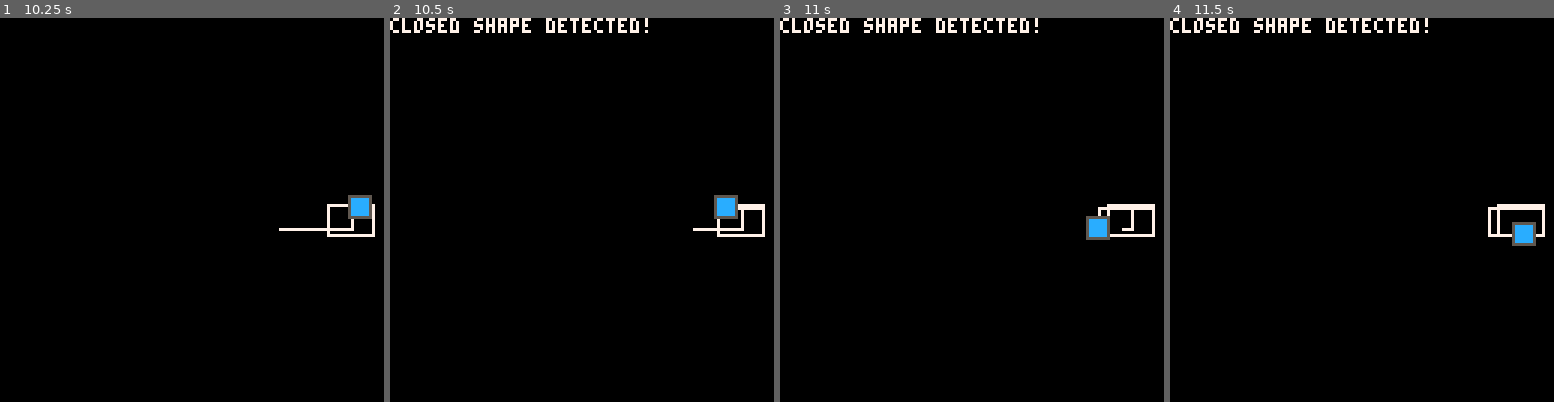
Above: before the commit, frames 1-4 (left to right).
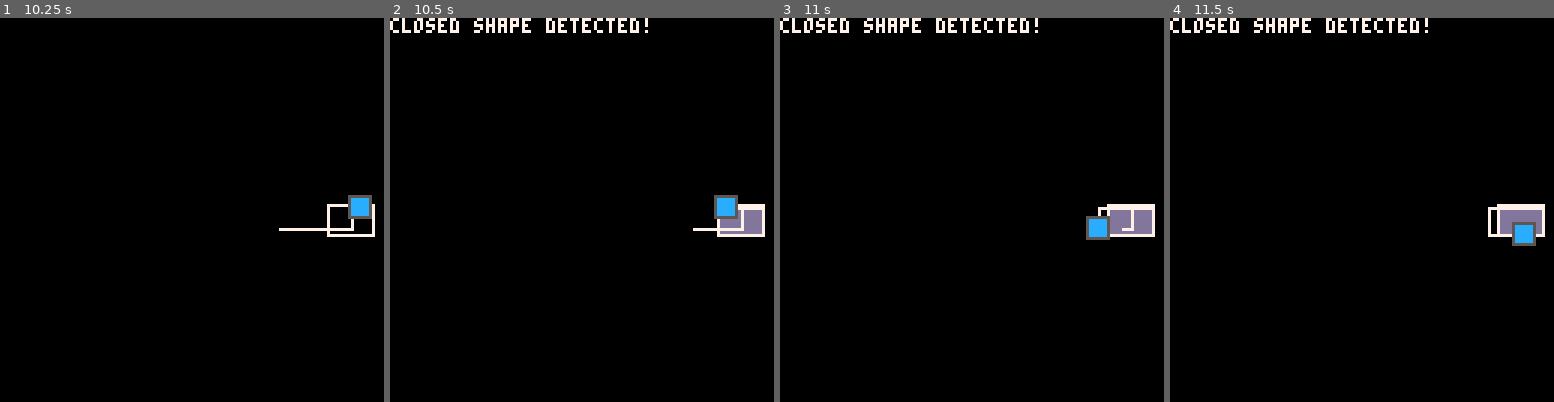
Above: after the commit, the same moments.

Repository: RobertoFreireFerrazPassos/pico8
Game: PICO-8 cartridge drawlinegame.p8
Two runs of this game, one before a commit and one after it. Both use one fixed random seed, a clock stepped at 60 frames per second and the inputs below.
Inputs:
- Up to frame 1 (10.25 s): hold Right 1.6-2.1 s; hold Up 2.15-2.42 s; hold Right 2.47-3.03 s; hold Left 3.08-3.58 s; hold Down 3.63-3.97 s; hold Right 4.02-4.68 s; hold Up 4.73-5.03 s; hold Left 5.08-5.68 s; hold Down 5.73-6.03 s; hold Right 6.08-6.58 s; hold Right 6.63-7.13 s; hold Up 7.18-7.45 s; hold Right 7.5-8.07 s; hold Left 8.12-8.62 s; hold Down 8.67-9 s; hold Right 9.05-9.72 s; hold Up 9.77-10.07 s; hold Left from 10.12 s (still down)
- Up to frame 2 (10.5 s): keep holding Left
- Up to frame 3 (11 s): release Left at 10.72 s; hold Down from 10.77 s (still down)
- Up to frame 4 (11.5 s): release Down at 11.07 s; hold Right from 11.12 s (still down)

Frame 1 is identical in both runs. In frame 2, 0.5% of the frame differs, in the area x 85-97%, y 50-57%; in frame 3, 0.6%; in frame 4, 0.5%.

Commit message:
add define_rectangle

Diff:
--- a/drawlinegame.p8
+++ b/drawlinegame.p8
@@ -1,36 +1,7 @@
 pico-8 cartridge // http://www.pico-8.com
 version 41
 __lua__
-trail_lifetime = 120
-trail_max_length = 120
-min_shape_size = 10
-
-function getnewtrail()
-	return {color = 0, timestamp = 0}
-end
-
-function create_screen_buffer()
-	scbfr = {}
- for i=0,127 do
-   scbfr[i] = {}
-   for j=0,127 do
-    scbfr[i][j] = getnewtrail()
-   end
- end
-end
-
-function check_closed_shape(x, y)
- -- check if the current position intersects with any previous position
- -- skip the last few positions to avoid false positives
- for i = 1, #trail_history - 60  do
-  local pt = trail_history[i]
-  if pt.x == x and pt.y == y then
- 		return true
-  end
- end
- return false
-end
-
+-- game --
 function _init()
  p = {
 		x = 64,
@@ -49,10 +20,10 @@
 	timemanager:update()
 
 	if btn(0) or btn(1) or btn(2) or btn(3) then
-		if btn(0) then p.x=max(p.x - 1, 0) end -- left
-		if btn(1) then p.x=min(p.x + 1, 120) end -- right
-		if btn(2) then p.y=max(p.y - 1, 0) end -- up
-		if btn(3) then p.y=min(p.y + 1, 120) end -- down
+		if btn(0) then p.x=max(p.x - 1, 0) -- left
+		elseif btn(1) then p.x=min(p.x + 1, 120) -- right
+		elseif btn(2) then p.y=max(p.y - 1, 0) -- up
+		elseif btn(3) then p.y=min(p.y + 1, 120) end -- down
 		didmove=true
 	end
 
@@ -64,7 +35,10 @@
 		-- check for closed shape
 	 if not closed_shape and check_closed_shape(p.x + 4, p.y + 4) then
 	  closed_shape = true
+	  define_rectangle()
 	  timemanager:addtimer(60,disable_closed_shape,1)
+	 else
+
 	 end
 
 		-- remove the oldest pixel if the trail history exceeds the max length
@@ -76,6 +50,11 @@
 
 function _draw()
 	cls()
+
+	if closed_shape then
+  print("closed shape detected!")
+		rectfill(min_x, min_y, max_x, max_y, 13)
+	end
 
 	for i=0,127 do
 	 for j=0,127 do
@@ -93,12 +72,9 @@
 	end
 
 	spr(1,p.x,p.y)
-
-	if closed_shape then
-  print("closed shape detected!")
-	end
 end
 -->8
+-- utils --
 global=_ENV
 
 class = setmetatable({
@@ -134,6 +110,51 @@
 	global.closed_shape=false
 end
 
+-->8
+-- trail --
+trail_lifetime = 120
+trail_max_length = 120
+min_shape_size = 10
+
+function getnewtrail()
+	return {color = 0, timestamp = 0}
+end
+
+function create_screen_buffer()
+	scbfr = {}
+ for i=0,127 do
+   scbfr[i] = {}
+   for j=0,127 do
+    scbfr[i][j] = getnewtrail()
+   end
+ end
+end
+
+function check_closed_shape(x, y)
+ -- check if the current position intersects with any previous position
+ -- skip the last few positions to avoid false positives
+ for i = 1, #trail_history - 60  do
+  local pt = trail_history[i]
+  if pt.x == x and pt.y == y then
+ 		return true
+  end
+ end
+ return false
+end
+
+function define_rectangle()
+ min_x = 127
+ max_x = 0
+ min_y = 127
+ max_y = 0
+
+ for i = 60,#trail_history,5 do
+  min_x = min(min_x,trail_history[i].x)
+  max_x = max(max_x,trail_history[i].x)
+  min_y = min(min_y,trail_history[i].y)
+  max_y = max(max_y,trail_history[i].y)
+ end
+end
 __gfx__
 00000000555555550000000000000000000000000000000000000000000000000000000000000000000000000000000000000000000000000000000000000000
 000000005cccccc50000000000000000000000000000000000000000000000000000000000000000000000000000000000000000000000000000000000000000
